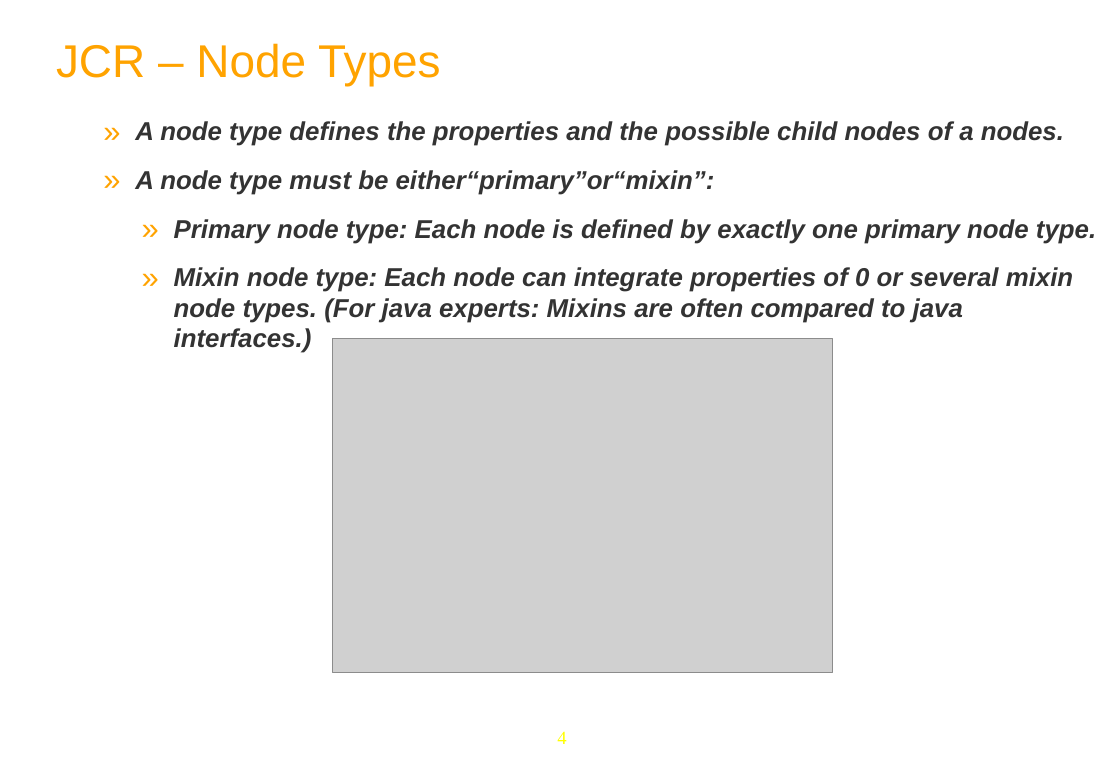
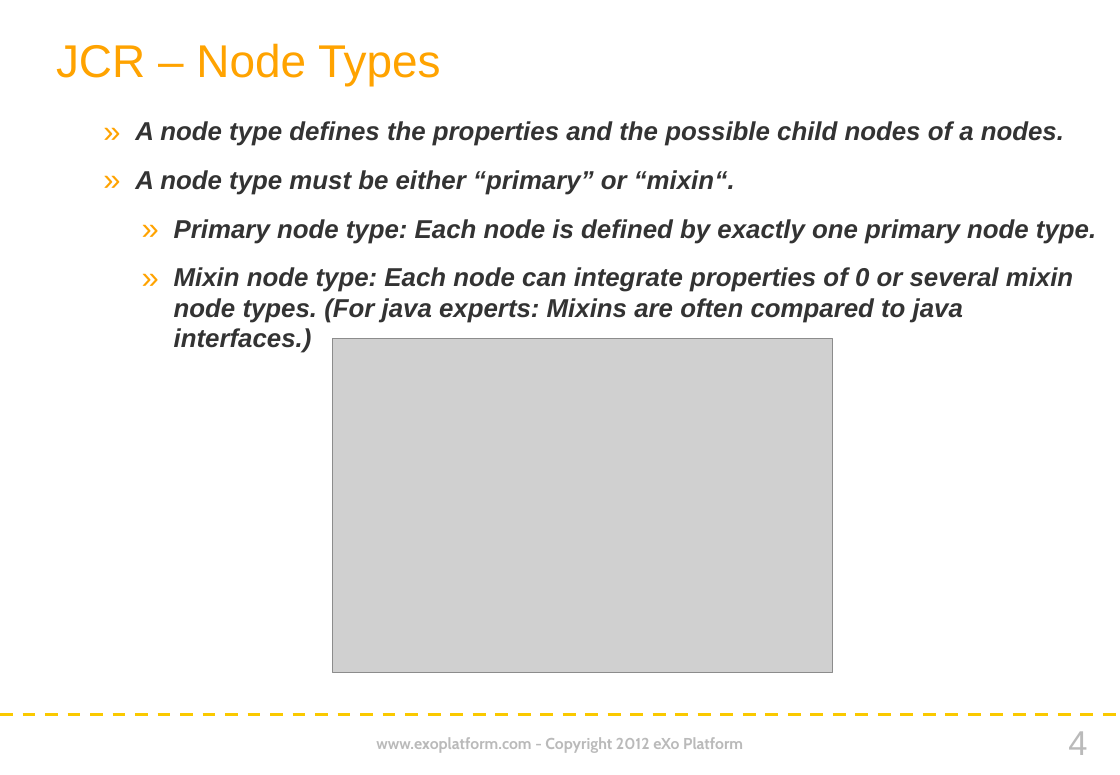
Before and after one commit to anhvurz90/training, a slide deck: slide 4 of plf3_5/eXoFundamentals/080-Content-Advanced/080-Content-Advanced-en.pptx. Drawn at 1120x775 pixels with LibreOffice and Linux fonts; fonts in the diff are those of the drawing; grey boxes stand for pictures; background and template pictures are left out. Boxes give left, top, right and bottom in pixels: in the first picture for what was removed or moved away, otherwise in the second. Text is boxed around its words. In the diff, an @@ line names an element or a change of style, - is before the commit and + after.

Commit message:
eXo Fundamentals slides in new Company style

```diff
--- a/plf3_5/eXoFundamentals/080-Content-Advanced/080-Content-Advanced-en.pptx
+++ b/plf3_5/eXoFundamentals/080-Content-Advanced/080-Content-Advanced-en.pptx
@@ text at box(135, 170, 735, 195): text changed @@
-  » A node type must be either“primary”or“mixin”:
+  » A node type must be either “primary” or “mixin“.
@@ line added from (0, 716) to (1120, 716), #FAC900 2.25 pt dashed @@
@@ text added at box(376, 737, 743, 753), 11 pt, text #BABABA, bold @@
+www.exoplatform.com - Copyright 2012 eXo Platform
@@ page number: place and size @@
-page number at box(557, 731, 566, 744)
+page number at box(1068, 731, 1087, 755)
@@ page number at box(1068, 731, 1087, 755): size 13 to 24 pt, font Times New Roman to Arial, text colour #FFFF00 to #BABABA @@
```
Also in this commit, not shown: 25 other slides changed, 2 slides added, 2 slides removed, 1 other file.
